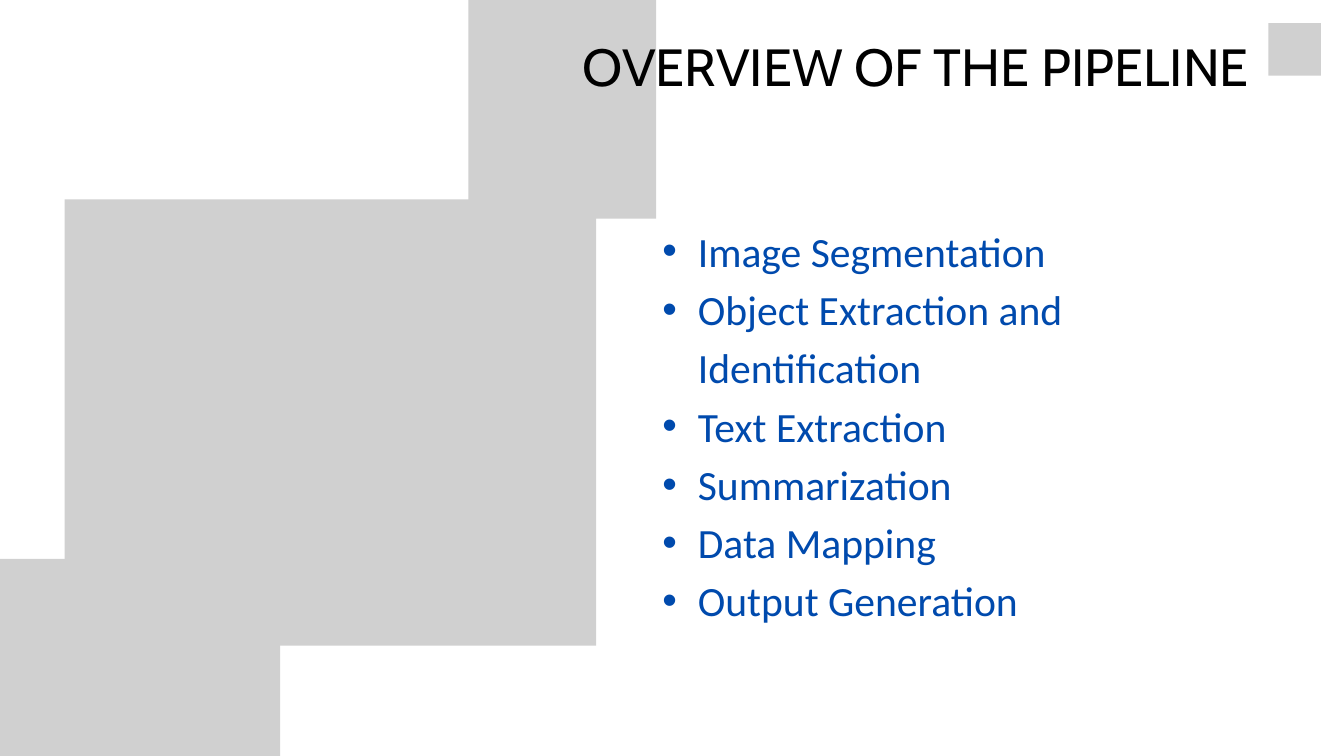
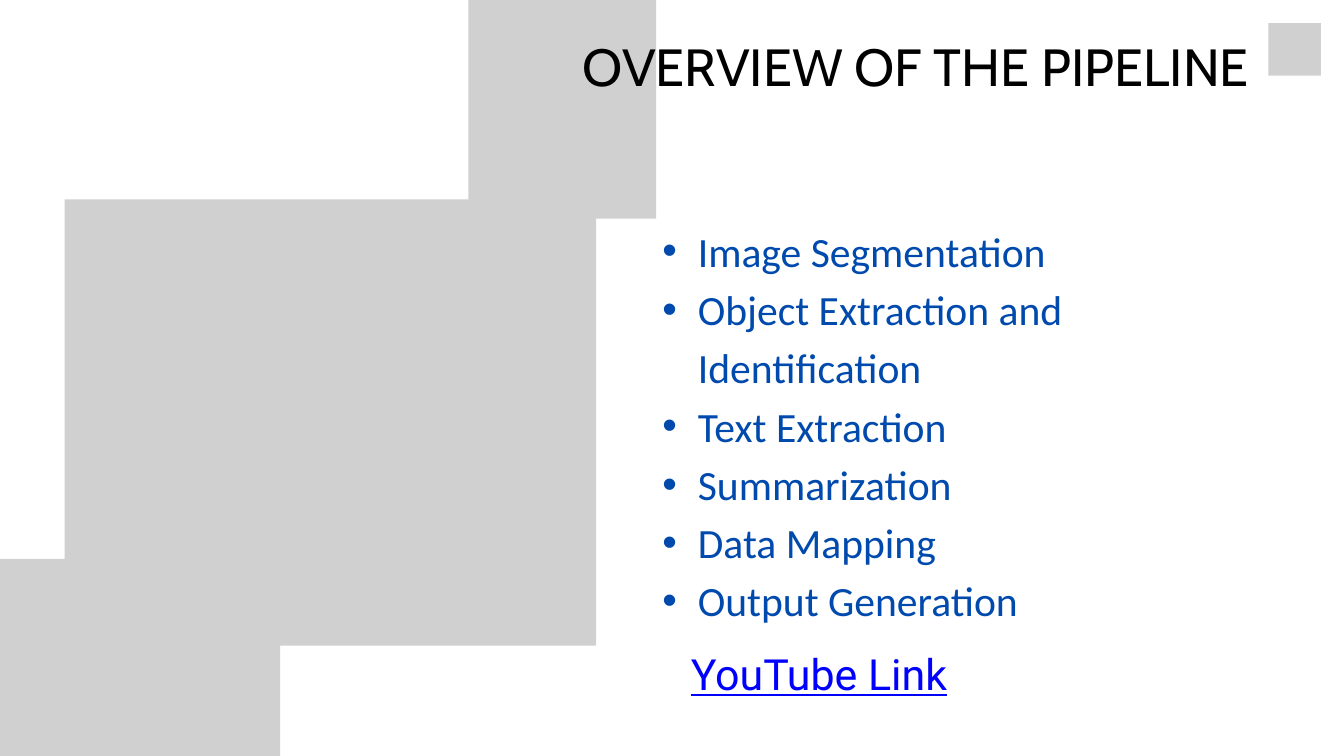
Before and after one commit to sonalrajsr/sonal-wasserstoff-AiInternTask, a slide deck: slide 2 of image segmentation.pptx. Drawn at 1344x756 pixels with LibreOffice and Linux fonts; fonts in the diff are those of the drawing; grey boxes stand for pictures; background and template pictures are left out. Boxes give left, top, right and bottom in pixels: in the first picture for what was removed or moved away, otherwise in the second. Text is boxed around its words. In the diff, an @@ line names an element or a change of style, - is before the commit and + after.

Commit message:
added updated ppt

```diff
--- a/image segmentation.pptx
+++ b/image segmentation.pptx
@@ text added at [691,657,947,696], 46 pt, text #0000FF, underline @@
+YouTube Link
```
